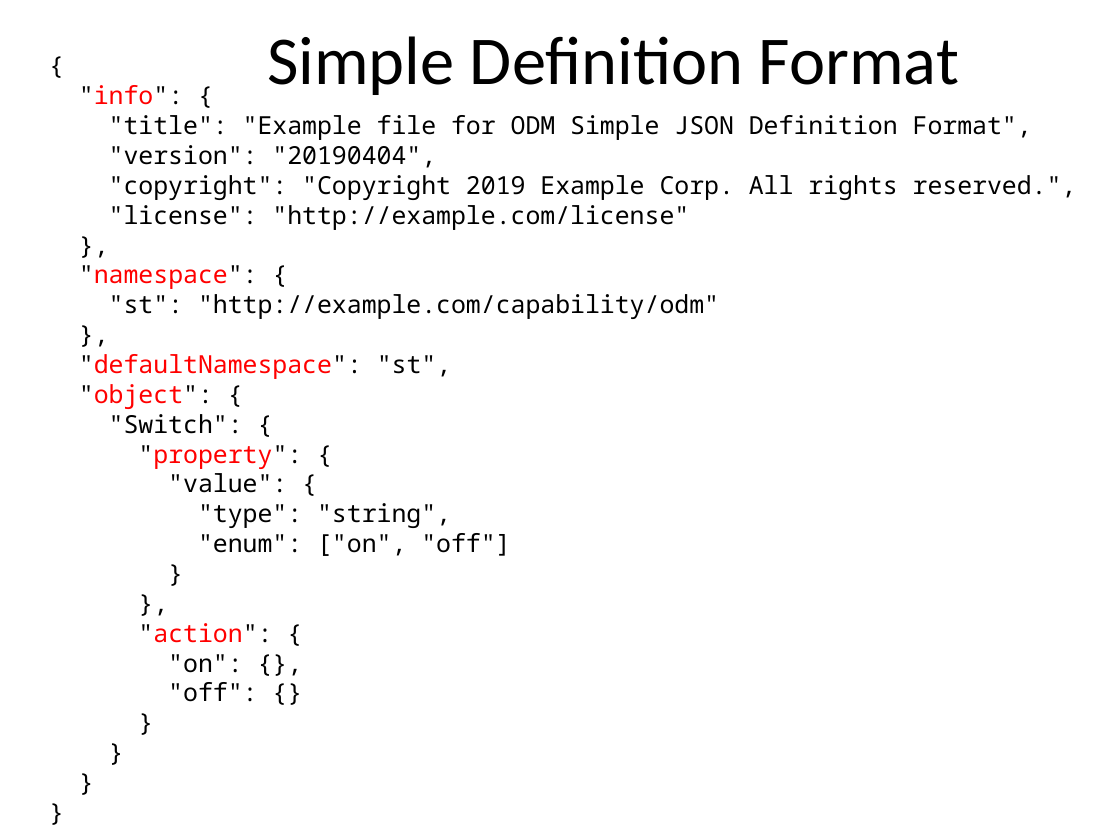
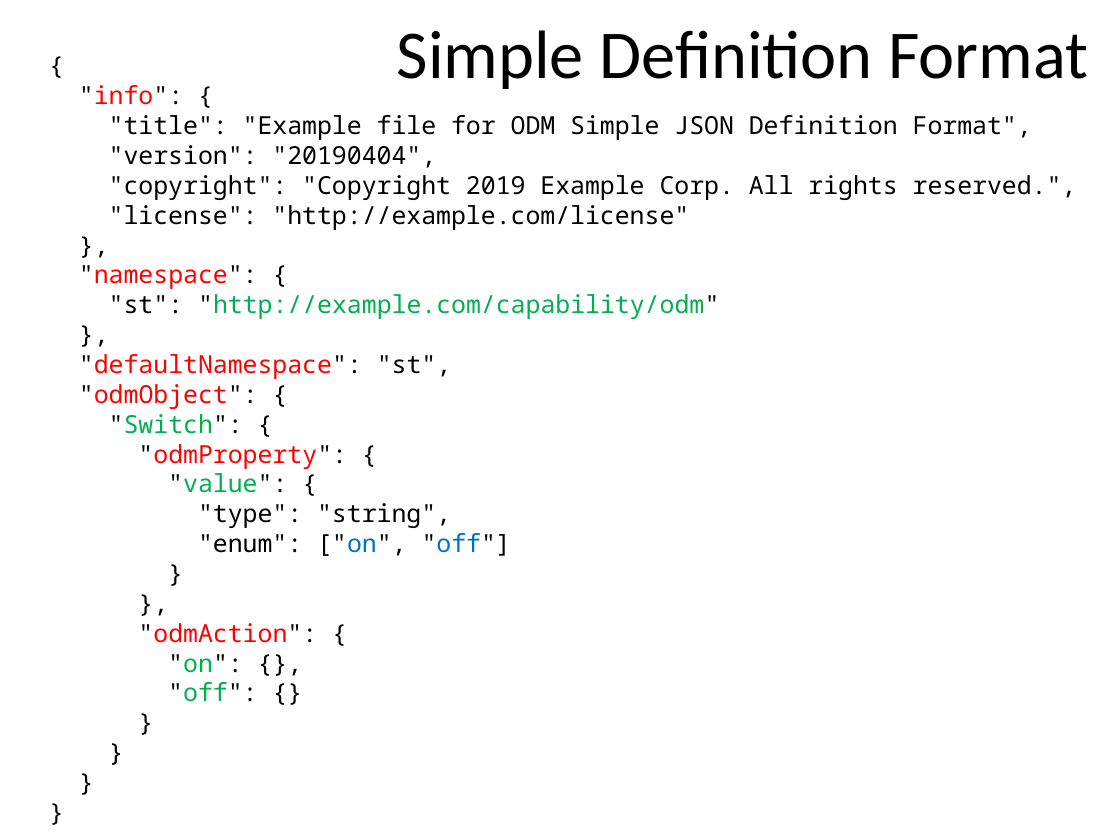
Before and after one commit to mjkoster/ODM-Examples, a slide deck: slide 3 of sdf.pptx. Drawn at 1120x840 pixels with LibreOffice and Linux fonts; fonts in the diff are those of the drawing. Boxes give left, top, right and bottom in pixels: in the first picture for what was removed or moved away, otherwise in the second. Text is boxed around its words. In the diff, an @@ line names an element or a change of style, - is before the commit and + after.

```diff
--- a/sdf.pptx
+++ b/sdf.pptx
@@ title "Simple Definition Format": place and size @@
-title "Simple Definition Format" at box(267, 36, 959, 95)
+title "Simple Definition Format" at box(397, 30, 1088, 89)
@@ title "Simple Definition Format" at box(397, 30, 1088, 89): alignment left to right @@
@@ text at box(109, 294, 719, 702): text colour #000000 to #00B050 in ""http://example.com/capability/odm"", ""Switch":", ""value":", ""on":" and 1 more places; text colour #000000 to #0070C0 in "["on", "off"]" @@
@@ text at box(79, 384, 258, 409): text changed @@
-"object": {
+"odmObject": {
@@ text at box(138, 444, 347, 469): text changed @@
-"property": {
+"odmProperty": {
@@ text at box(138, 623, 317, 643): text changed @@
-"action": {
+"odmAction": {
```
Also in this commit, not shown: 5 other slides changed, 5 slides added, 1 other file.
